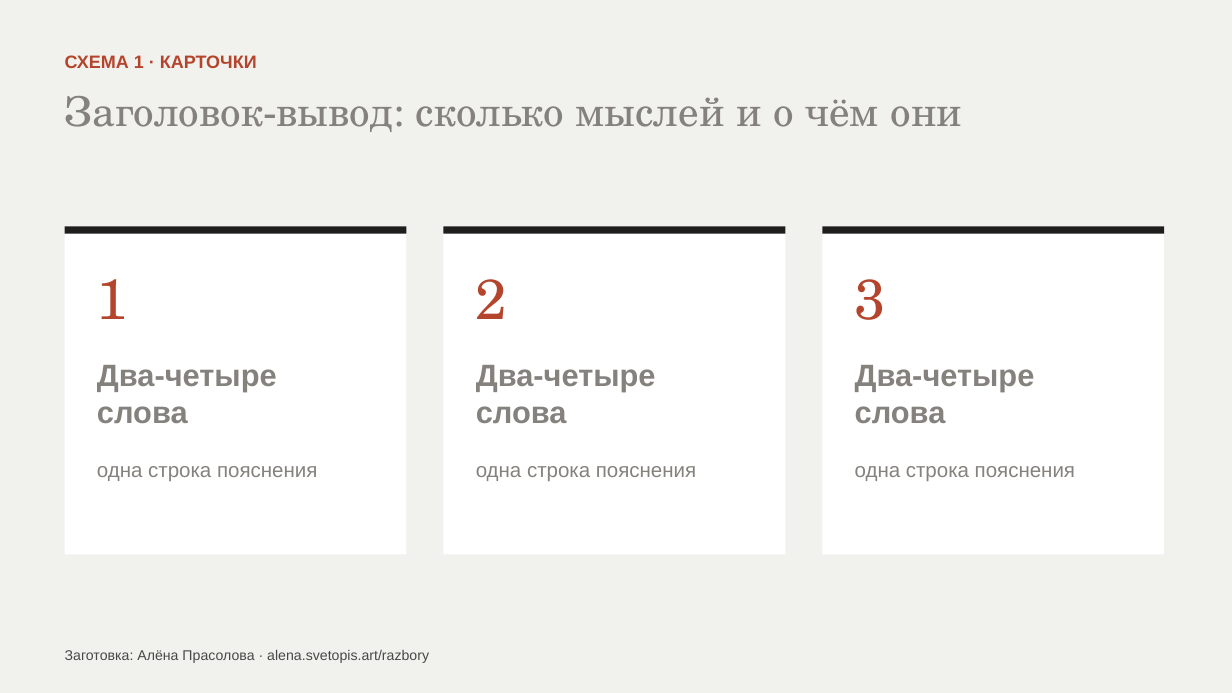
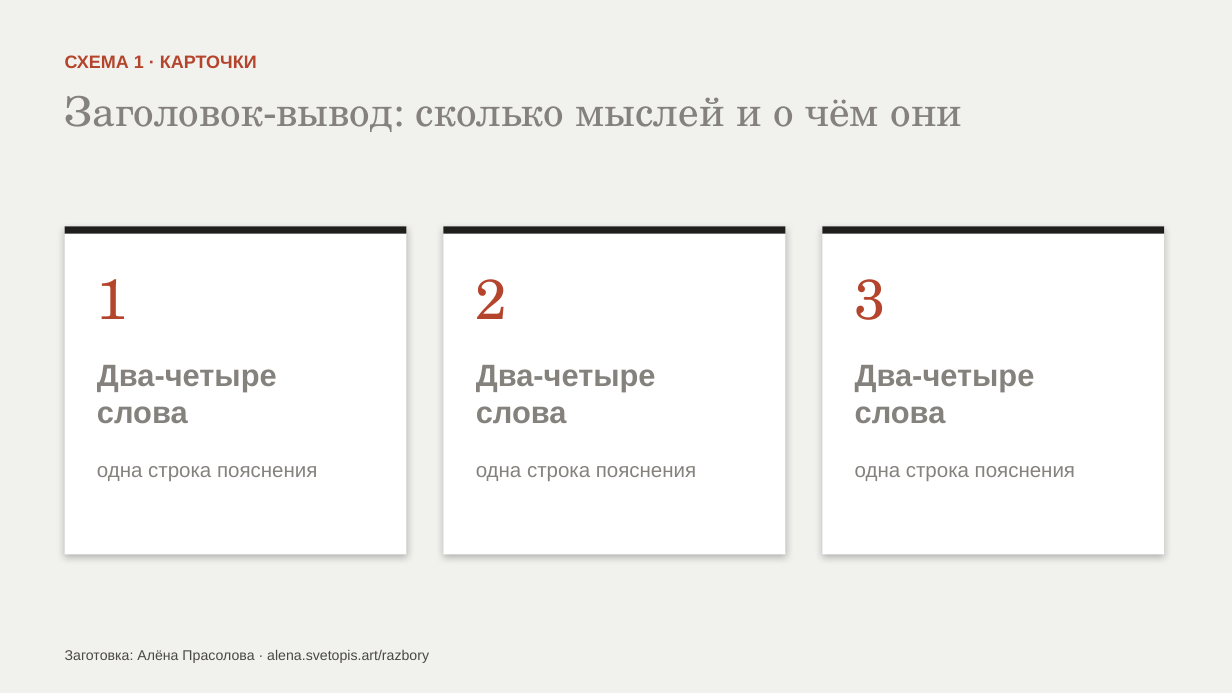
Before and after one commit to AlenaPrasol/vizitka-alena, a slide deck: slide 3 of razbory/5-shem-vmesto-abzaca/fayly/5-shem-vmesto-abzaca.pptx. Drawn at 1232x693 pixels with LibreOffice and Linux fonts; fonts in the diff are those of the drawing. Boxes give left, top, right and bottom in pixels: in the first picture for what was removed or moved away, otherwise in the second. Text is boxed around its words. In the diff, an @@ line names an element or a change of style, - is before the commit and + after.

```diff
--- a/razbory/5-shem-vmesto-abzaca/fayly/5-shem-vmesto-abzaca.pptx
+++ b/razbory/5-shem-vmesto-abzaca/fayly/5-shem-vmesto-abzaca.pptx
@@ shadow on in 3 elements at [65,226,407,555], [444,226,786,555], [823,226,1165,555] @@
```
Also in this commit, not shown: 3 other slides changed, 7 other files.
